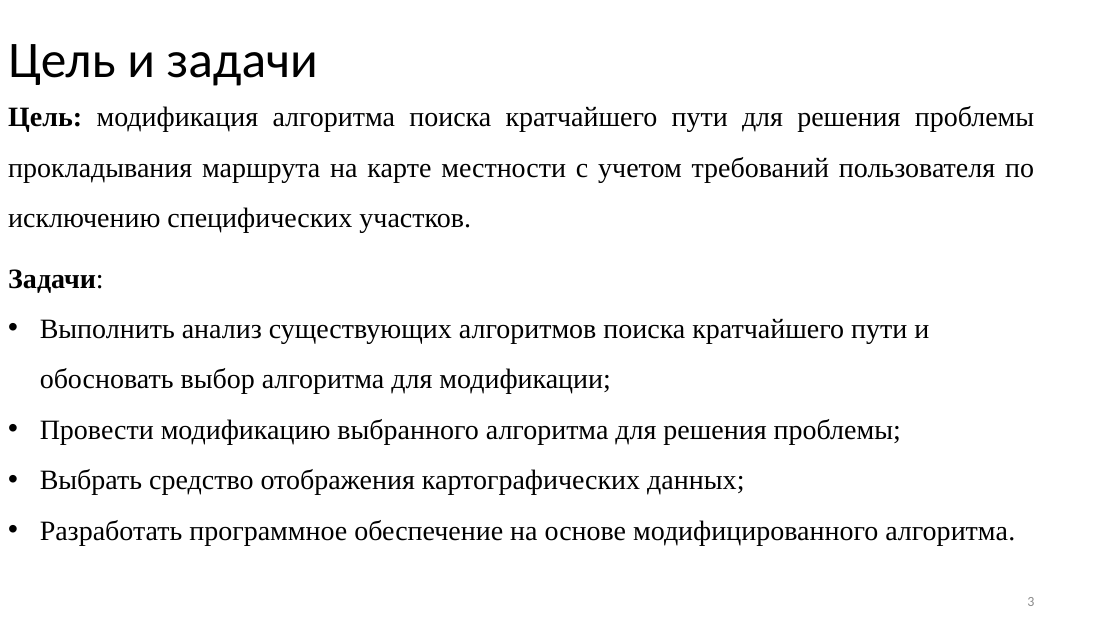
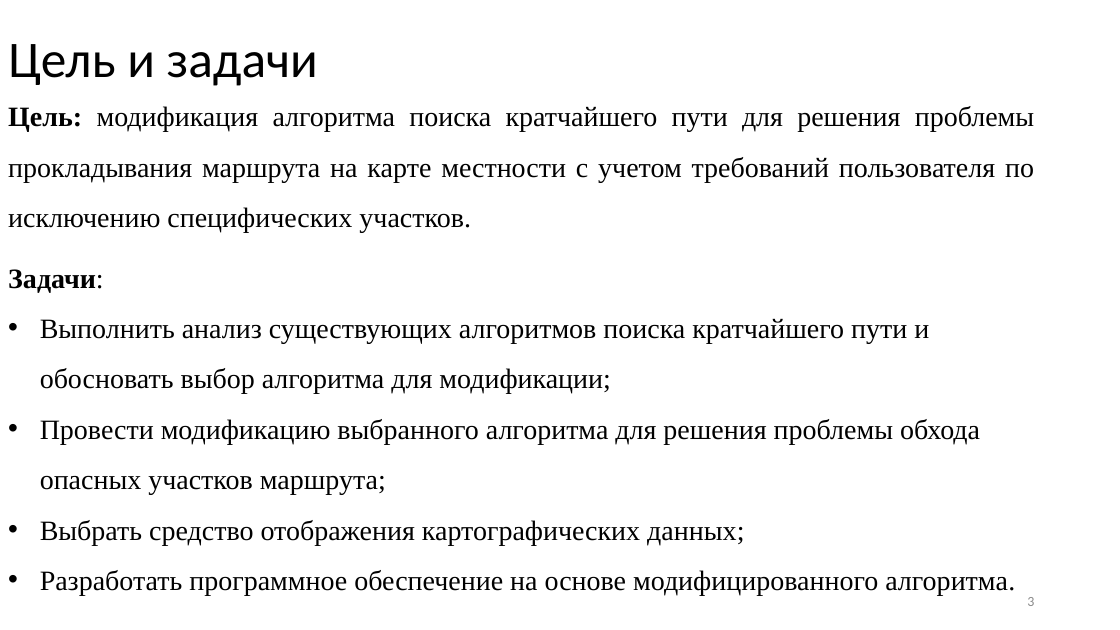
Before and after one commit to DmitryMI/Diploma, a slide deck: slide 3 of Documents/Презентация 2.pptx. Drawn at 1120x630 pixels with LibreOffice and Linux fonts; fonts in the diff are those of the drawing. Boxes give left, top, right and bottom in pixels: in the first picture for what was removed or moved away, otherwise in the second. Text is boxed around its words. In the diff, an @@ line names an element or a change of style, - is before the commit and + after.

```diff
--- a/Documents/Презентация 2.pptx
+++ b/Documents/Презентация 2.pptx
@@ text at (40,419,980,495): text changed @@
-• Провести модификацию выбранного алгоритма для решения проблемы;
+• Провести модификацию выбранного алгоритма для решения проблемы обхода опасных участков маршрута;
```
Also in this commit, not shown: 4 other slides changed, 23 other files.
